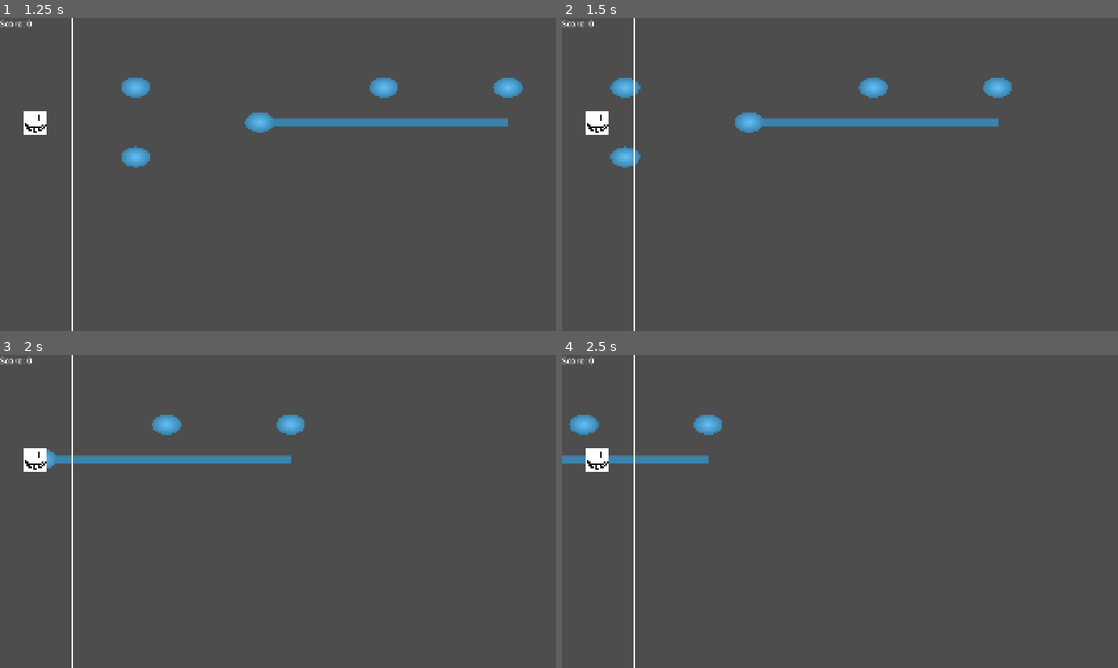
Above: before the commit, frames 1-4 (two rows, left to right).
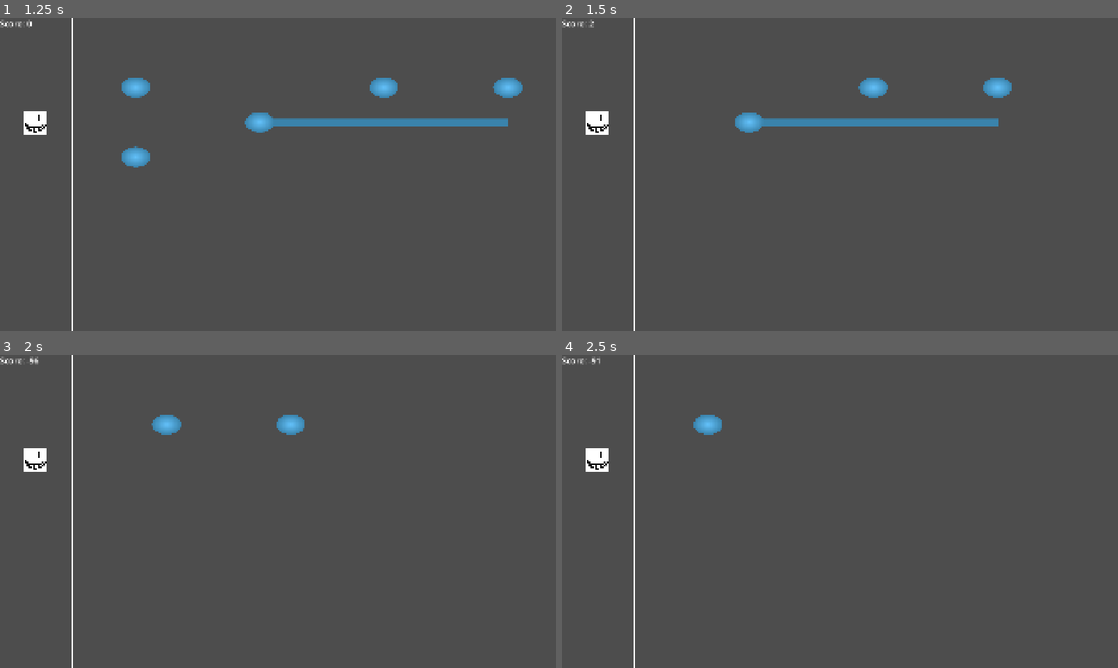
Above: after the commit, the same moments.

Repository: Mangod4435/project-dasher
Game: Godot game, scene res://Scenes/MainGame.tscn
Two runs of this game, one before a commit and one after it. Both use one fixed random seed, a clock stepped at 60 frames per second and the inputs below.
Inputs:
- Up to frame 1 (1.25 s): tap Enter at 0.5 s
- Up to frame 2 (1.5 s): no input
- Up to frame 3 (2 s): no input
- Up to frame 4 (2.5 s): no input

Frame 1 is identical in both runs. In frame 2, 0.5% of the frame differs, in the area x 4-15%, y 1-48%; in frame 3, 1.2%, in the area x 4-53%, y 0-37%; in frame 4, 0.9%.

Commit message:
fix: fix judgement _on_note_touch
I've copy the old baseline judgement but not yet improve perf

Diff:
--- a/Scripts/Note.gd
+++ b/Scripts/Note.gd
@@ -19,18 +19,18 @@
 	position.x -= SPEED
 
 func _on_note_touch():
-		if inp_event is InputEventKey and inp_event.is_pressed():
-			if !inp_event.keycode == KEY_ESCAPE and !inp_event.is_echo() and self.get_meta("Type") == "Tap": # tap note and head
-				var offset = abs(self.global_position.x - BaseLine_x_pos)
+		if inp_event is InputEventKey and inp_event.keycode != KEY_ESCAPE:
+			if !inp_event.is_echo() and get_meta("Type") == "Tap":
+				var offset = abs(global_position.x - BaseLine_x_pos)
 				var score = abs(100 - offset)
 				queue_free()
 				ScoreManager.currentScore += score
-			elif inp_event.is_released() and self.get_meta("Type") == "Tail":
+			elif inp_event.is_released() and get_meta("Type") == "Tail":
 				var offset = global_position.x - BaseLine_x_pos * 2
 				if offset > -200 * scale.x:
 					queue_free()
 					ScoreManager.currentScore -= 100
-			elif inp_event.is_pressed() or inp_event.is_released() and get_meta("Type") == "End":
+			elif (inp_event.is_pressed() or inp_event.is_released()) and get_meta("Type") == "End":
 				ScoreManager.currentScore += 100
 
 func _on_area_enter(area: Area2D):
Not shown, changed: Sprites/pipis.svg.import
